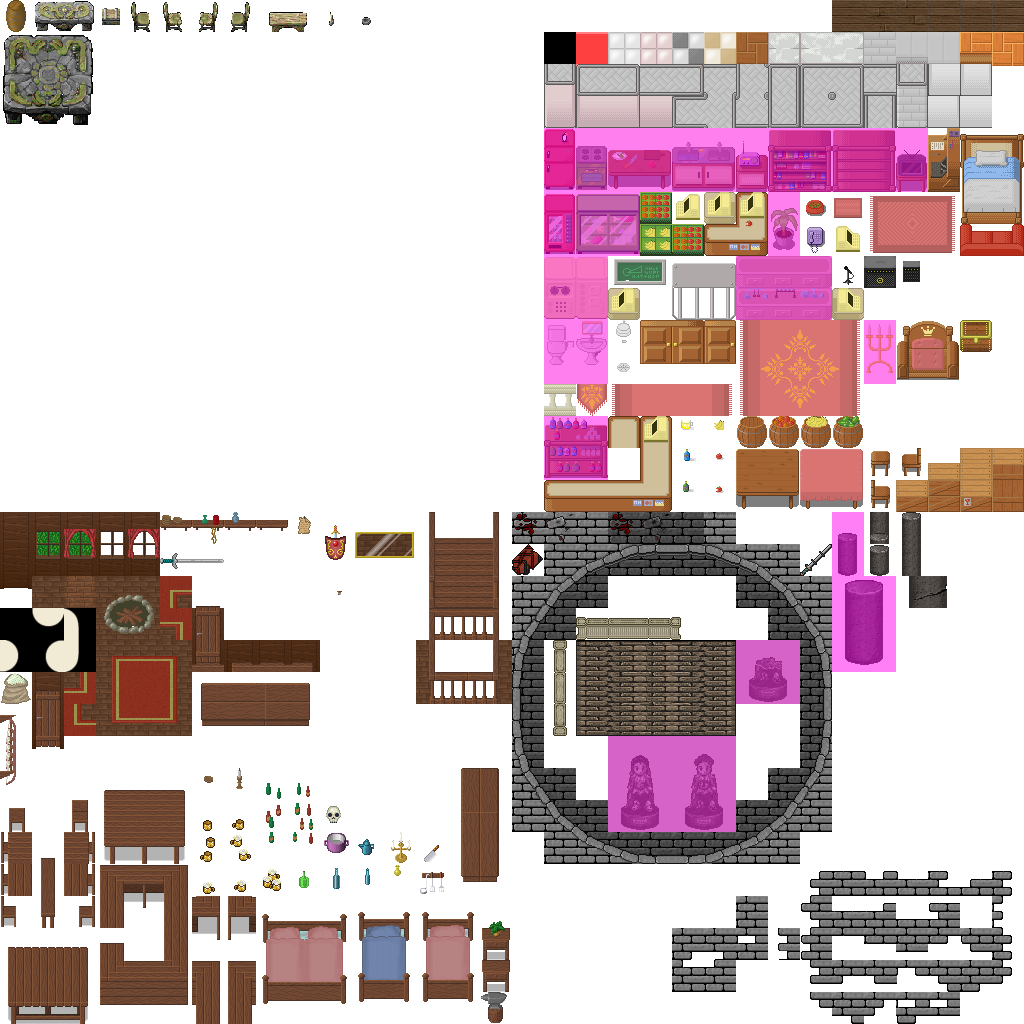
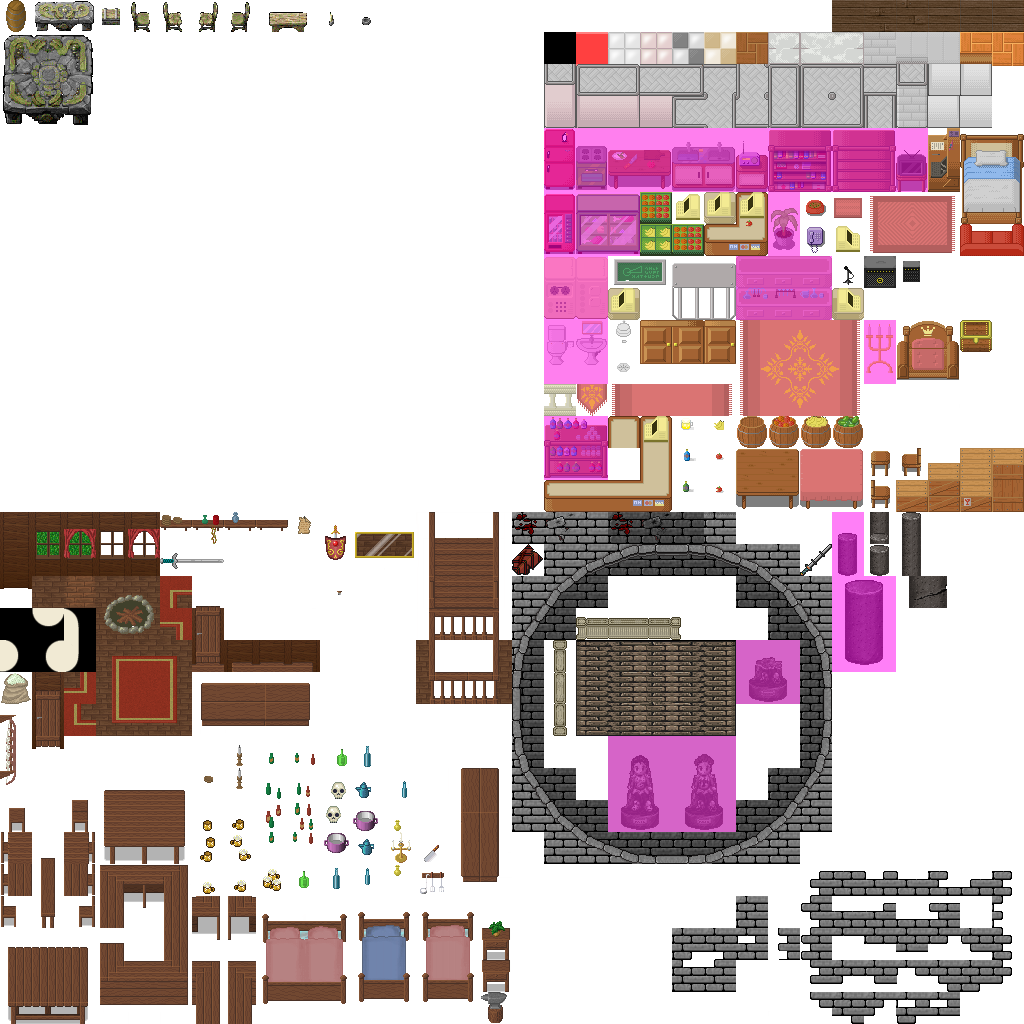
Layer changes from the first 1024 x 1024 image to the second:
painted on "Hintergrund" over left=236, top=745, right=407, bottom=831
